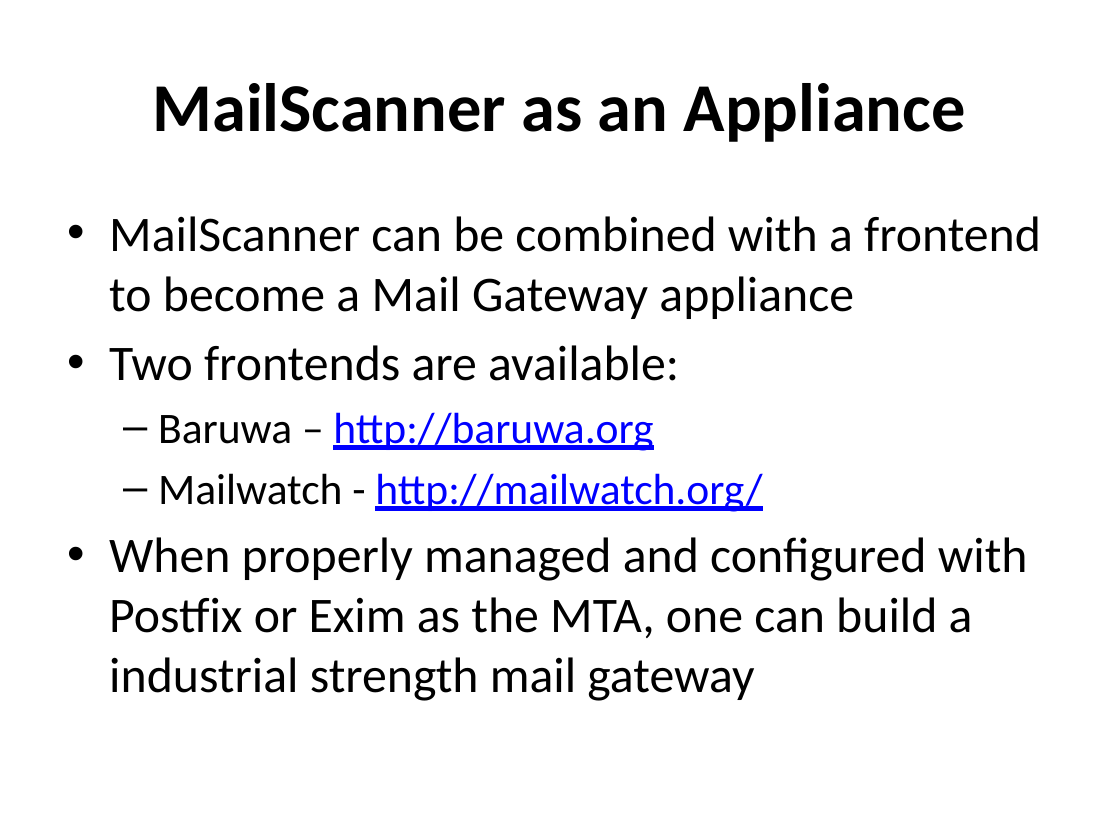
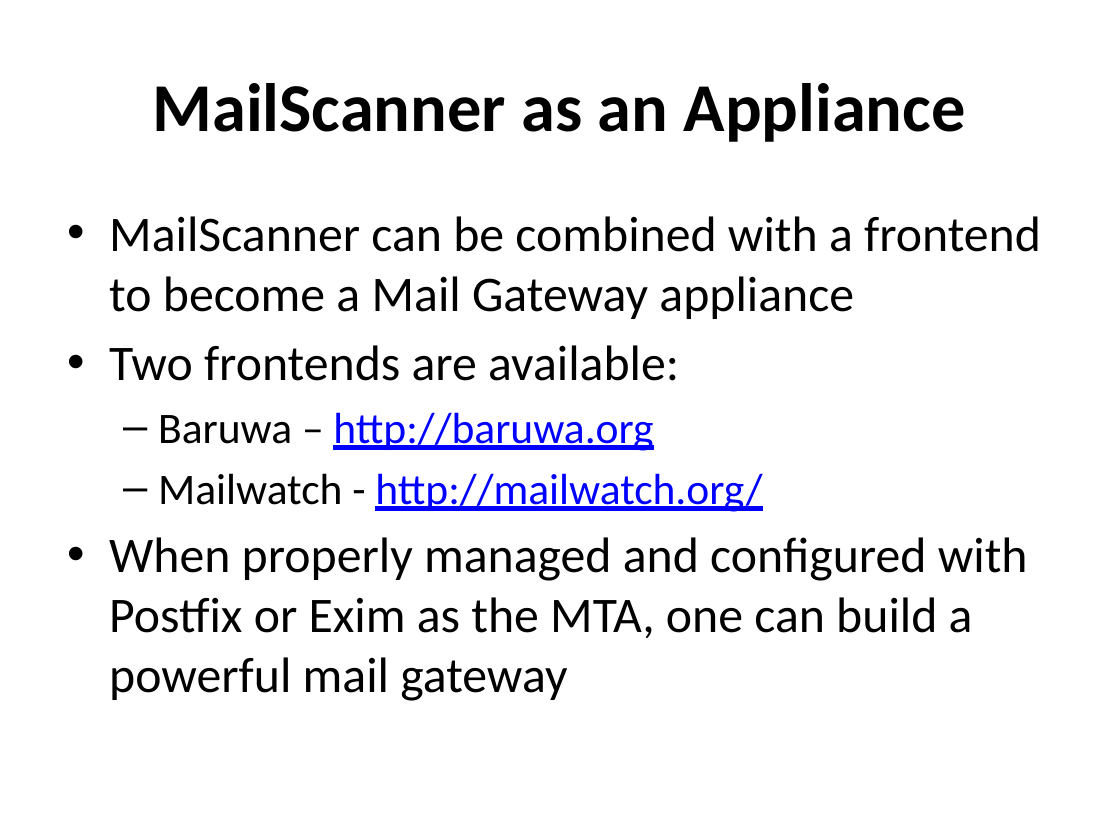
Before and after one commit to afnog/afnog.github.io, a slide deck: slide 40 of sse/postfix/postfix-mailgateway-debian.pptx (slide 37 before the commit). Drawn at 1120x840 pixels with LibreOffice and Linux fonts; fonts in the diff are those of the drawing. Boxes give left, top, right and bottom in pixels: in the first picture for what was removed or moved away, otherwise in the second. Text is boxed around its words. In the diff, an @@ line names an element or a change of style, - is before the commit and + after.

```diff
--- a/sse/postfix/postfix-mailgateway-debian.pptx
+++ b/sse/postfix/postfix-mailgateway-debian.pptx
@@ text at (109,537,1028,701): text changed @@
-• When properly managed and configured with Postfix or Exim as the MTA, one can build a industrial strength mail gateway
+• When properly managed and configured with Postfix or Exim as the MTA, one can build a powerful mail gateway
```
Also in this commit, not shown: 10 other slides changed, 8 slides added, 3 slides removed, 30 other files.
